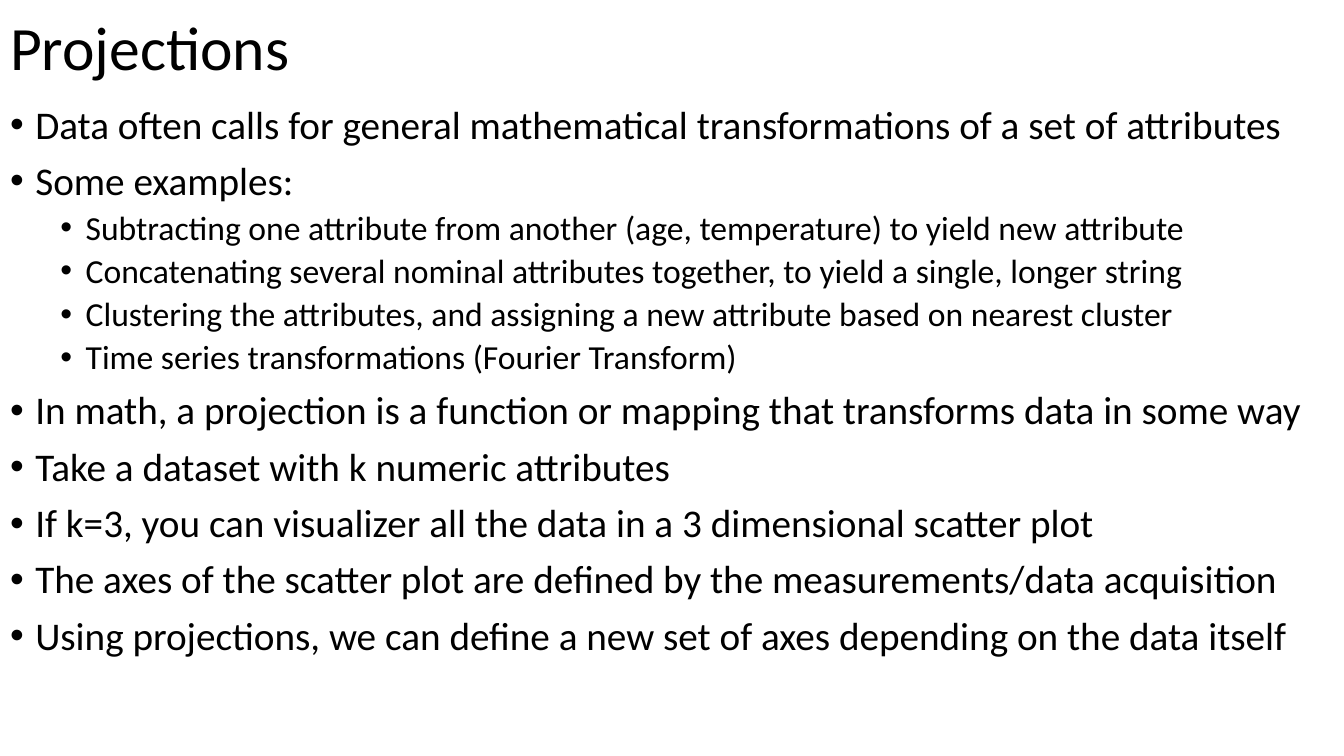
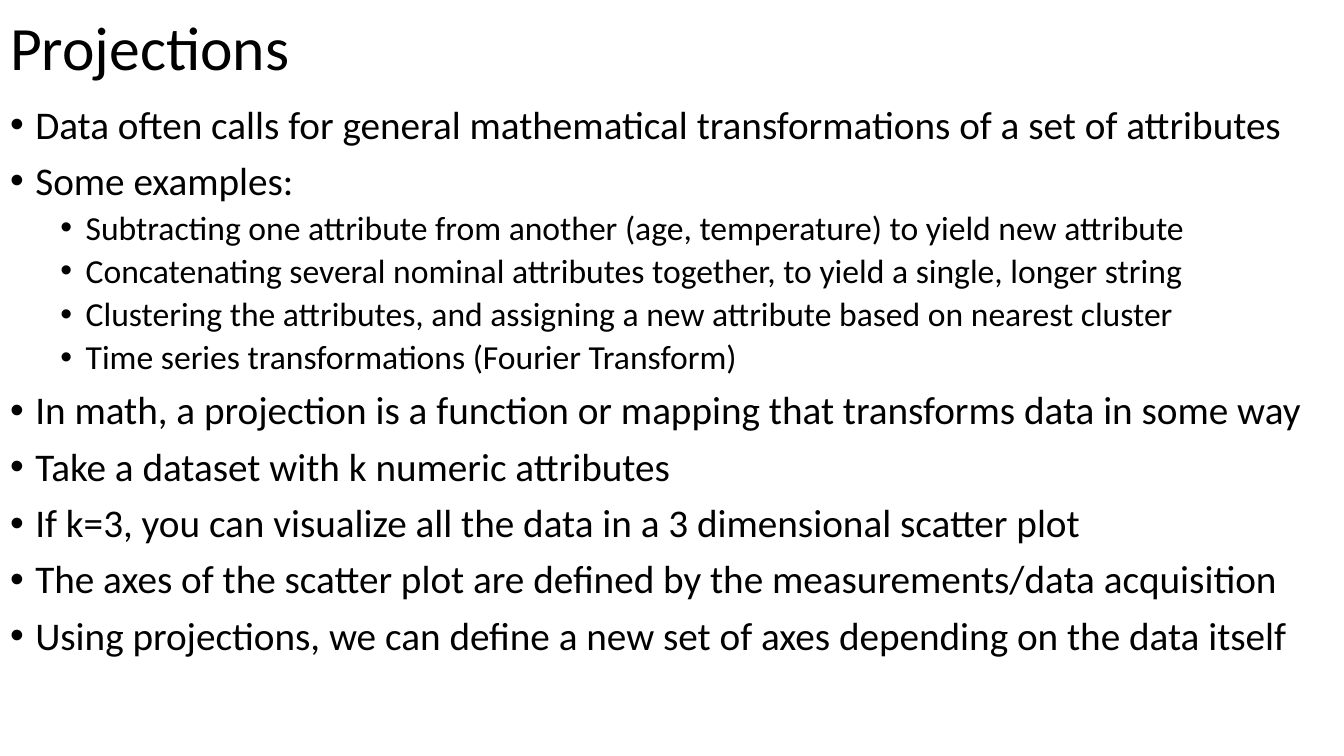
Before and after one commit to russellu/cs405, a slide deck: slide 4 of Lecture_15.pptx. Drawn at 1344x756 pixels with LibreOffice and Linux fonts; fonts in the diff are those of the drawing. Boxes give left, top, right and bottom in pixels: in the first picture for what was removed or moved away, otherwise in the second. Text is boxed around its words. In the diff, an @@ line names an element or a change of style, - is before the commit and + after.

```diff
--- a/Lecture_15.pptx
+++ b/Lecture_15.pptx
@@ text at bbox=[35, 509, 1079, 544]: text changed @@
-• If k=3, you can visualizer all the data in a 3 dimensional scatter plot
+• If k=3, you can visualize all the data in a 3 dimensional scatter plot
```
Also in this commit, not shown: 5 other slides changed, 6 slides added, 2 other files.
